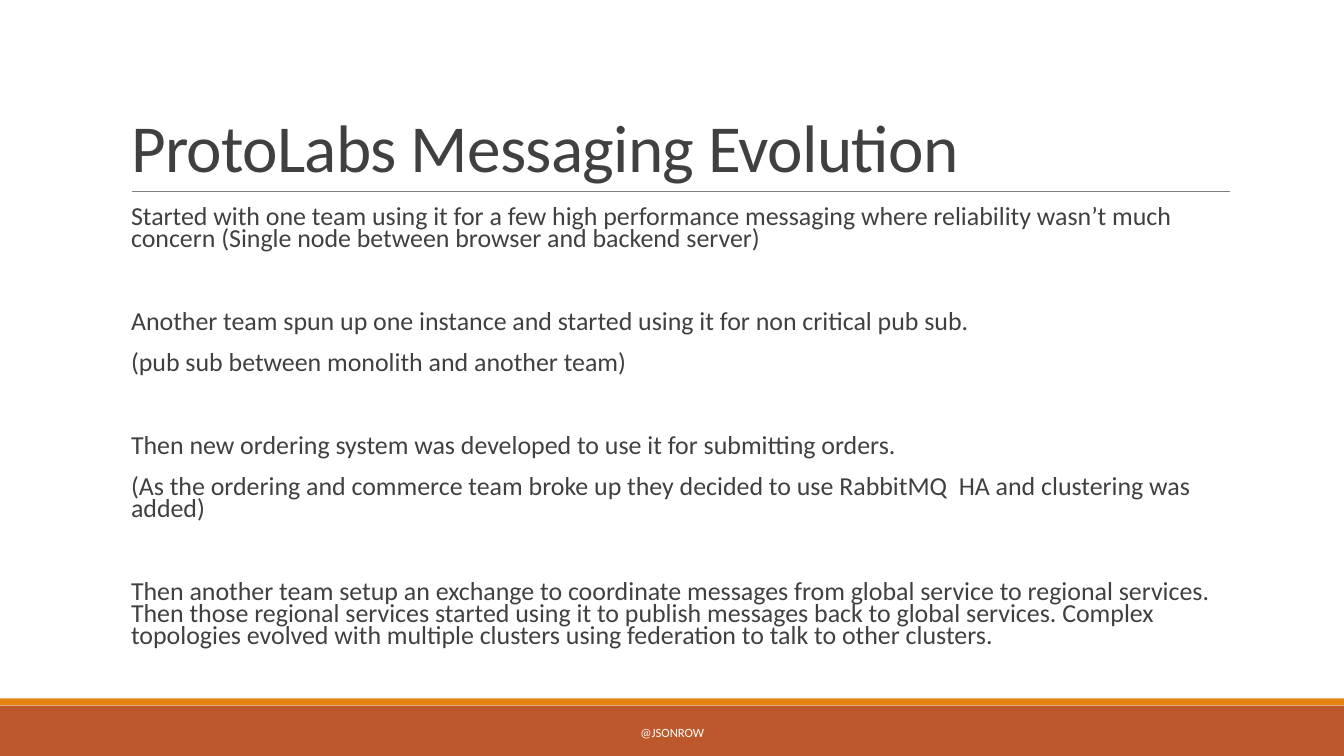
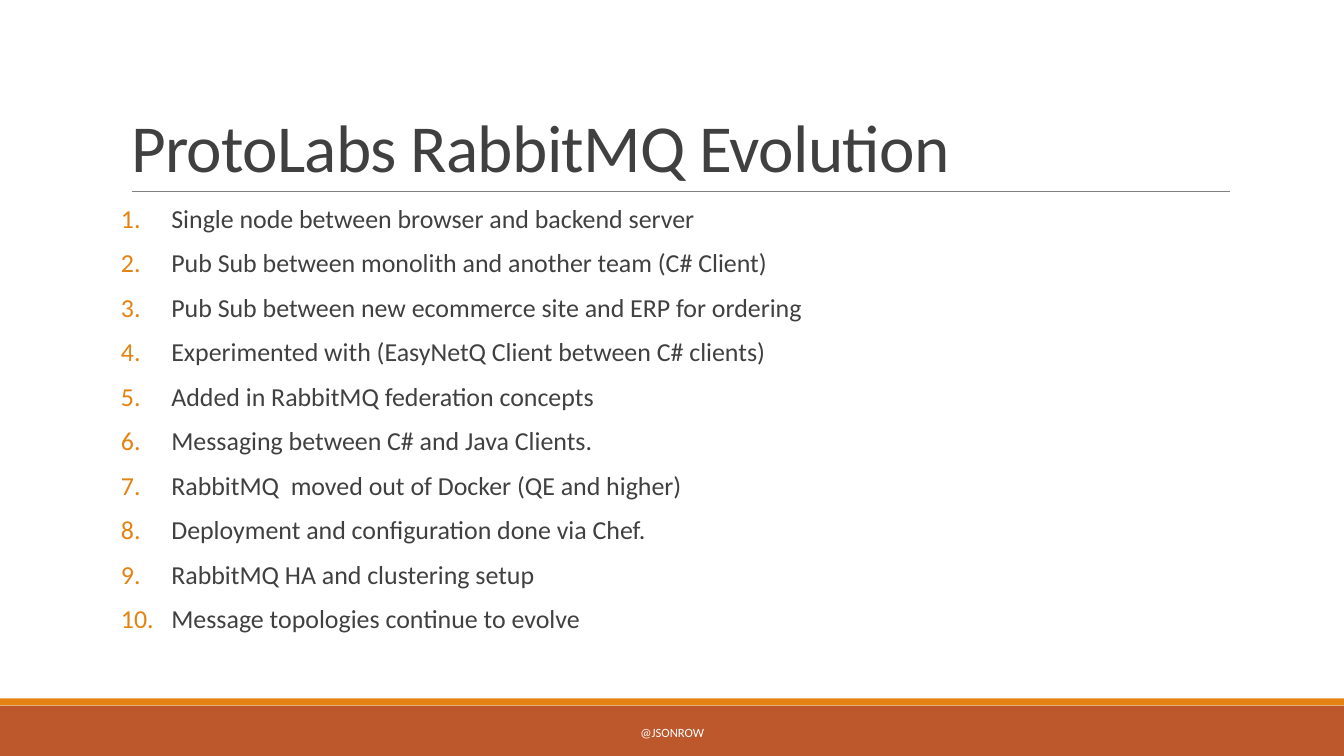
Before and after one commit to JasonRowe/TCCC23, a slide deck: slide 2 of Microservice_plumbing_with_RabbitMQ.pptx. Drawn at 1344x756 pixels with LibreOffice and Linux fonts; fonts in the diff are those of the drawing. Boxes give left, top, right and bottom in pixels: in the first picture for what was removed or moved away, otherwise in the second. Text is boxed around its words. In the diff, an @@ line names an element or a change of style, - is before the commit and + after.

Commit message:
Update presentation

```diff
--- a/Microservice_plumbing_with_RabbitMQ.pptx
+++ b/Microservice_plumbing_with_RabbitMQ.pptx
@@ title at [131, 125, 949, 181]: text changed @@
-ProtoLabs Messaging Evolution
+ProtoLabs RabbitMQ Evolution
@@ text at [171, 210, 802, 633]: text changed @@
-  Started with one team using it for a few high performance messaging where reliability wasn’t much concern (Single node between browser and backend server)
-  Another team spun up one instance and started using it for non critical pub sub.
-  (pub sub between monolith and another team)
-  Then new ordering system was developed to use it for submitting orders.
-  (As the ordering and commerce team broke up they decided to use RabbitMQ HA and clustering was added)
-  Then another team setup an exchange to coordinate messages from global service to regional services. Then those regional services started using it to publish messages back to global services. Complex topologies evolved with multiple clusters using federation to talk to other clusters.
+1. Single node between browser and backend server
+2. Pub Sub between monolith and another team (C# Client)
+3. Pub Sub between new ecommerce site and ERP for ordering
+4. Experimented with (EasyNetQ Client between C# clients)
+5. Added in RabbitMQ federation concepts
+6. Messaging between C# and Java Clients.
+7. RabbitMQ moved out of Docker (QE and higher)
+8. Deployment and configuration done via Chef.
+9. RabbitMQ HA and clustering setup
+10. Message topologies continue to evolve
```
Also in this commit, not shown: 2 other slides changed, 1 slide removed, 9 other files.
